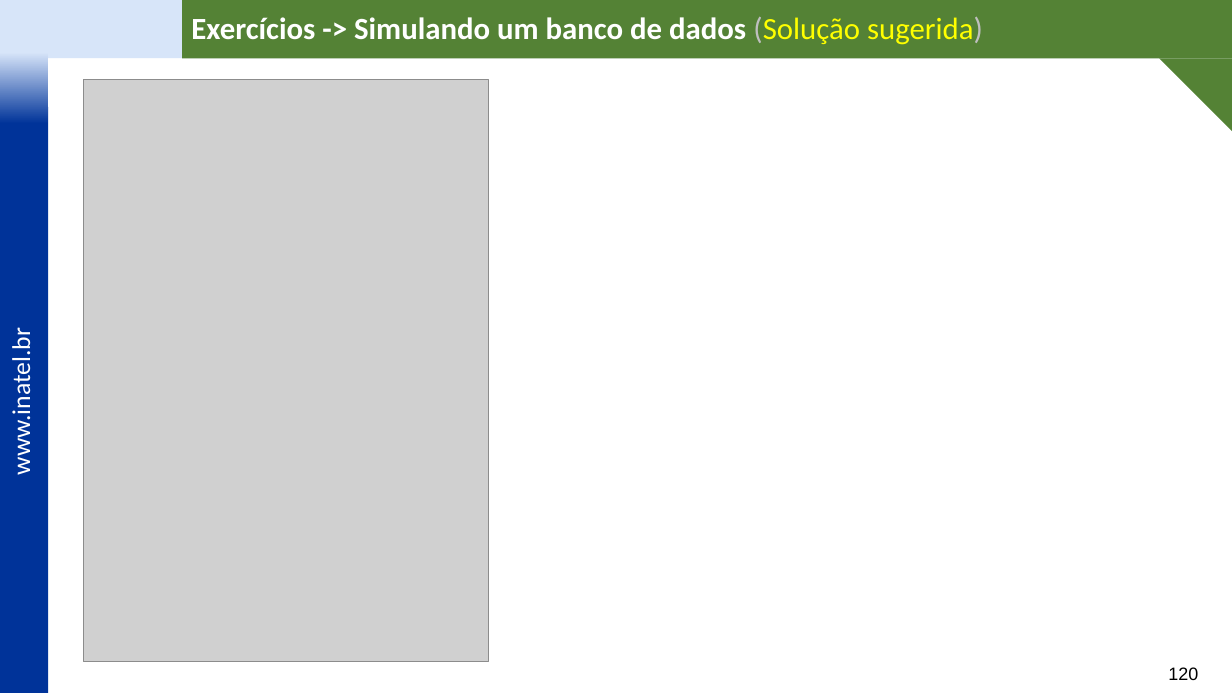
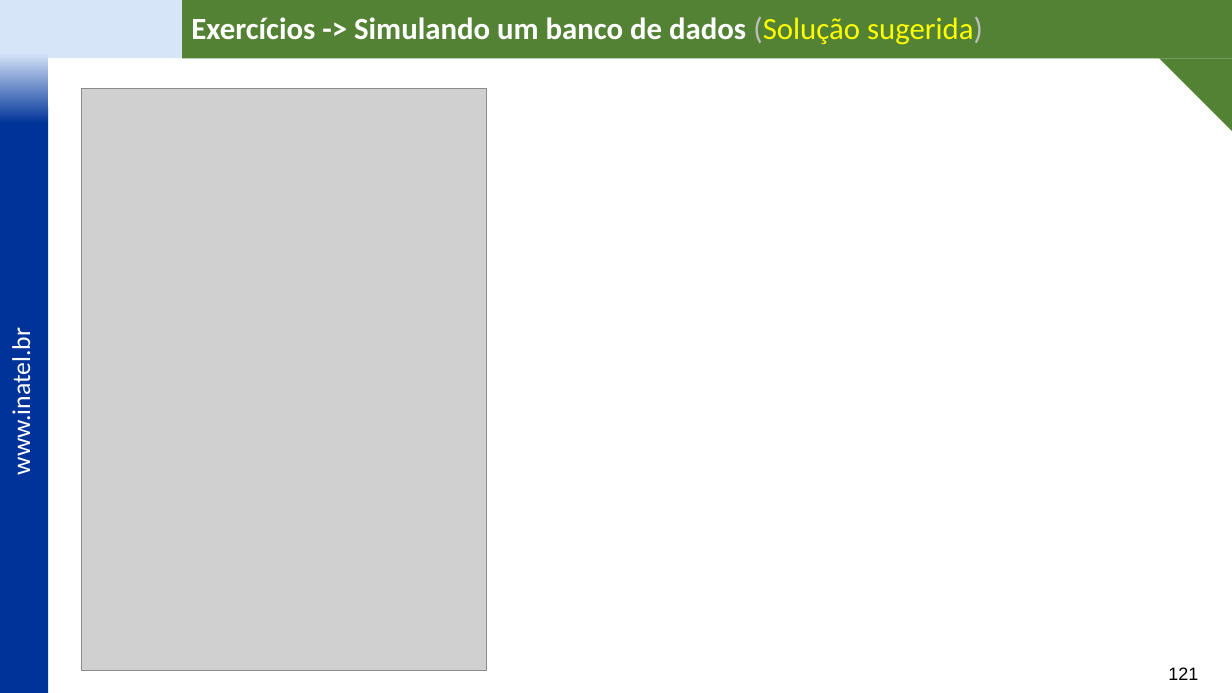
Before and after one commit to vitor-figueiredo/Lab_JavaCollections, a slide deck: slide 121 of _docs/IDP Labs - Java Collections - v3.pptx (slide 120 before the commit). Drawn at 1232x693 pixels with LibreOffice and Linux fonts; fonts in the diff are those of the drawing; grey boxes stand for pictures; background and template pictures are left out. Boxes give left, top, right and bottom in pixels: in the first picture for what was removed or moved away, otherwise in the second. Text is boxed around its words. In the diff, an @@ line names an element or a change of style, - is before the commit and + after.

```diff
--- a/_docs/IDP Labs - Java Collections - v3.pptx
+++ b/_docs/IDP Labs - Java Collections - v3.pptx
@@ picture: place and size @@
-picture at box(83, 80, 489, 663)
+picture at box(81, 89, 487, 671)
@@ page number at box(1168, 667, 1198, 680): text changed @@
-120
+121
```
Also in this commit, not shown: 6 other slides changed, 1 slide added, 17 other files.
